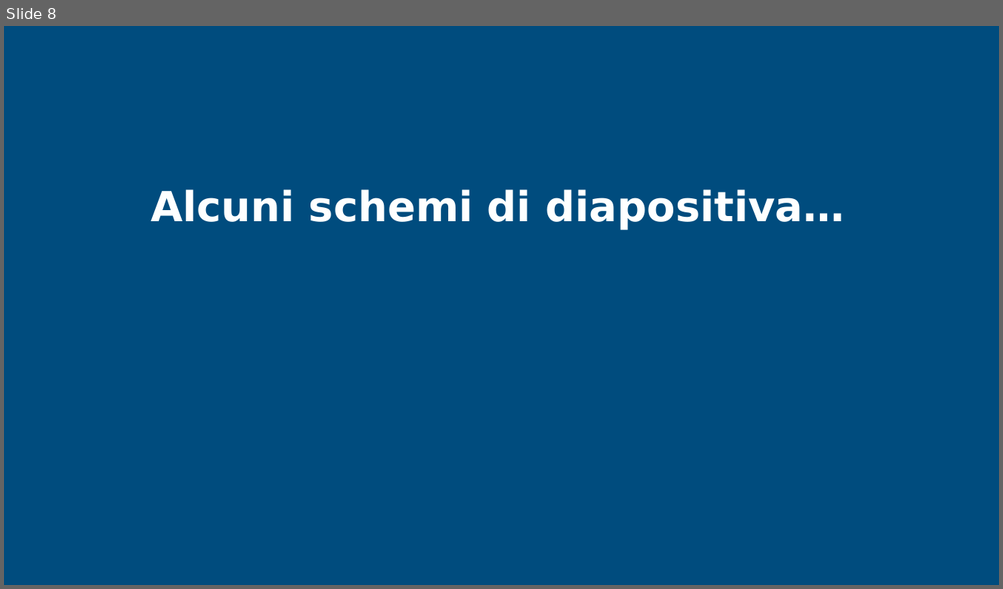
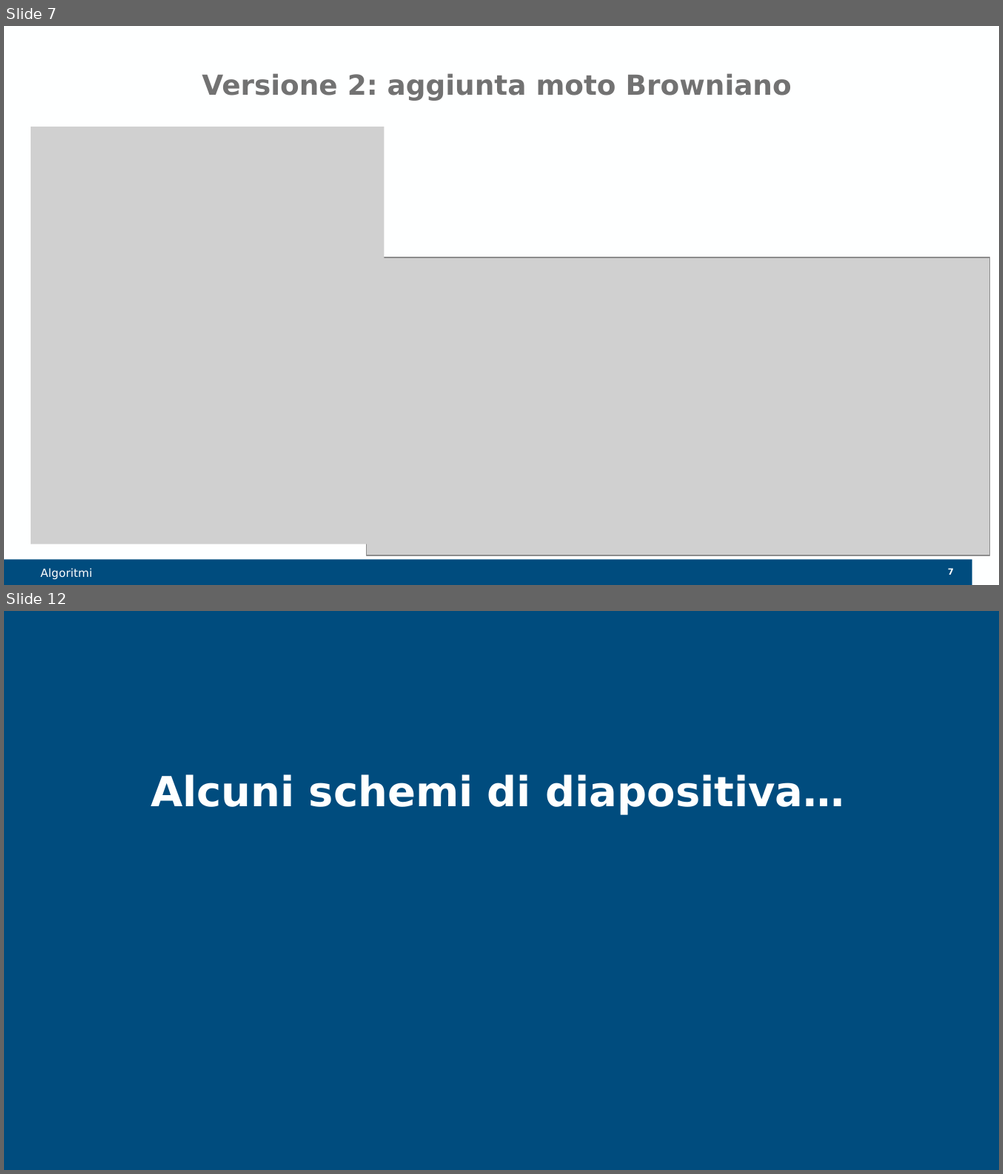
Before and after one commit to IvanNece/Tesi_Necerini, a slide deck: PowerPoint/TesiNecerini_Presentazione.pptx. Shown one above the other, each under a label of ours: slide 8 before the commit, slides 7 and 12 after it; the slides between them are not shown. The pictures are 1003x589 and 1003x1174 pixels, drawn with LibreOffice and Linux fonts; fonts in the diff are those of the drawing; grey boxes stand for pictures; background and template pictures are left out. Boxes give left, top, right and bottom in pixels: in the first picture for what was removed or moved away, otherwise in the second. Text is boxed around its words. In the diff, an @@ line names an element or a change of style, - is before the commit and + after.

```diff
--- a/PowerPoint/TesiNecerini_Presentazione.pptx
+++ b/PowerPoint/TesiNecerini_Presentazione.pptx
@@ slide 7 added at <box>4,26,999,585</box>, background #FEFFFF @@
@@ title added at <box>202,73,791,101</box>, 20 pt, text #727272, bold @@
+Versione 2: aggiunta moto Browniano
@@ picture added at <box>31,127,384,544</box> @@
@@ picture added at <box>366,258,989,556</box> @@
@@ rectangle added at <box>4,560,972,585</box>, fill #004C7E @@
@@ text added at <box>40,568,92,580</box>, 8.2 pt, text #FFFFFF @@
+Algoritmi
@@ page number added at <box>948,568,953,575</box>, 6.2 pt, text #FEFFFF, bold @@
+7
@@ what was slide 8 is now slide 12 @@
```
Also in this commit, not shown: 3 slides changed, 4 other slides added, 1 slide removed, 4 other files.
